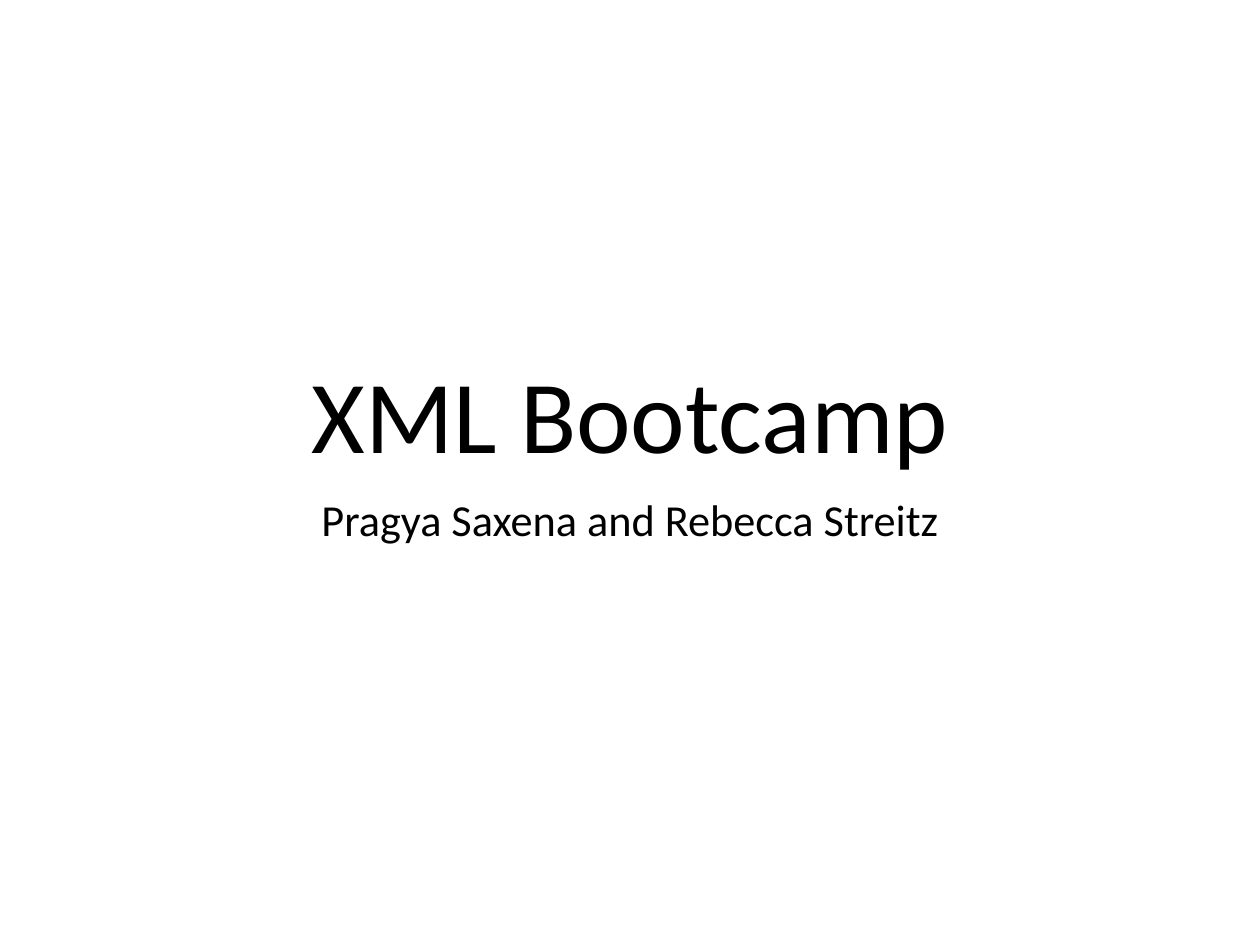
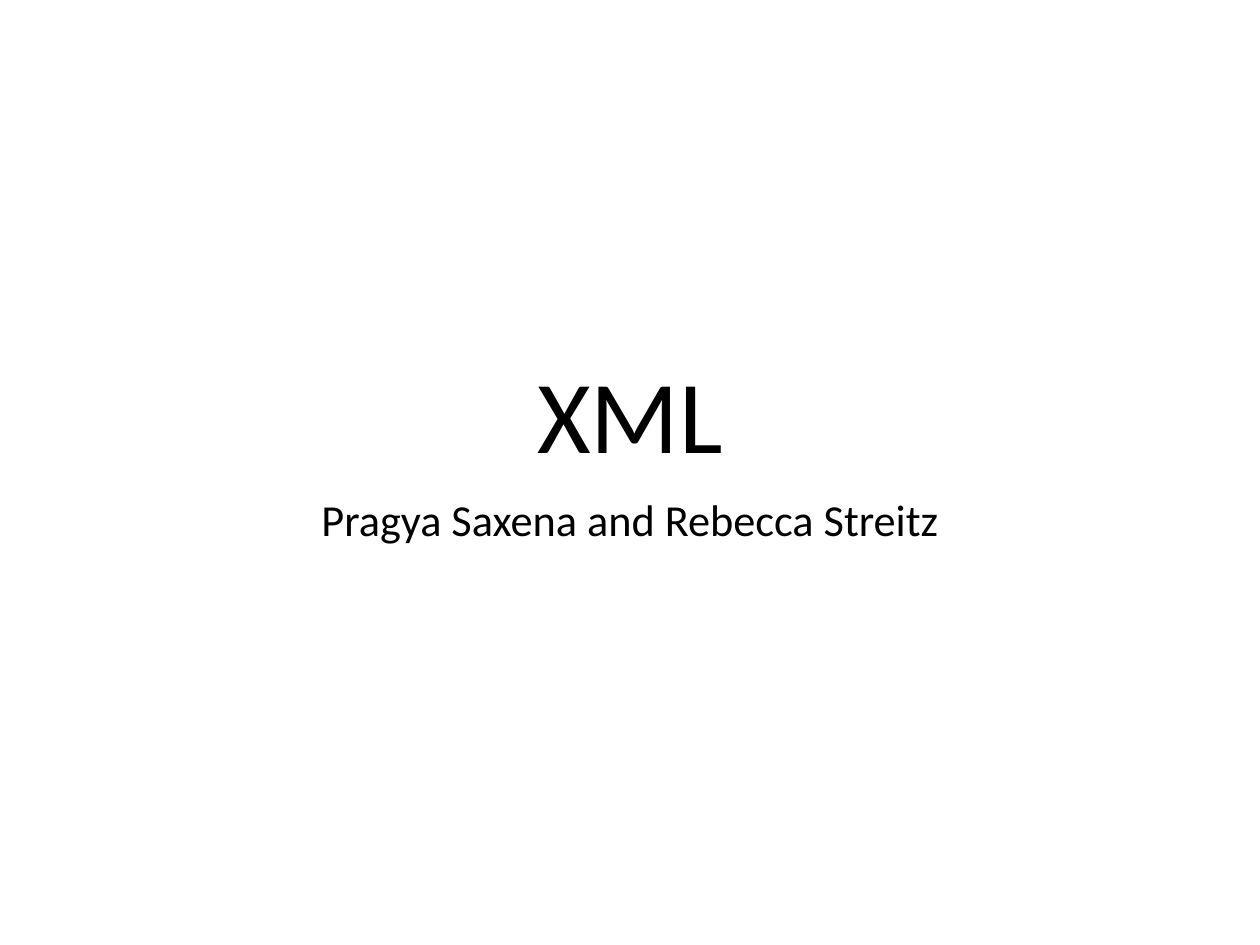
Before and after one commit to tathougies/zynx-se-bootcamp, a slide deck: slide 1 of xml/xml-schema-xpath.ppt. Drawn at 1260x945 pixels with LibreOffice and Linux fonts; fonts in the diff are those of the drawing. Boxes give left, top, right and bottom in pixels: in the first picture for what was removed or moved away, otherwise in the second. Text is boxed around its words. In the diff, an @@ line names an element or a change of style, - is before the commit and + after.

```diff
--- a/xml/xml-schema-xpath.ppt
+++ b/xml/xml-schema-xpath.ppt
@@ title at [537, 386, 722, 453]: text changed @@
-XML Bootcamp
+XML
```
Also in this commit, not shown: 20 other slides changed, 1 slide added.
